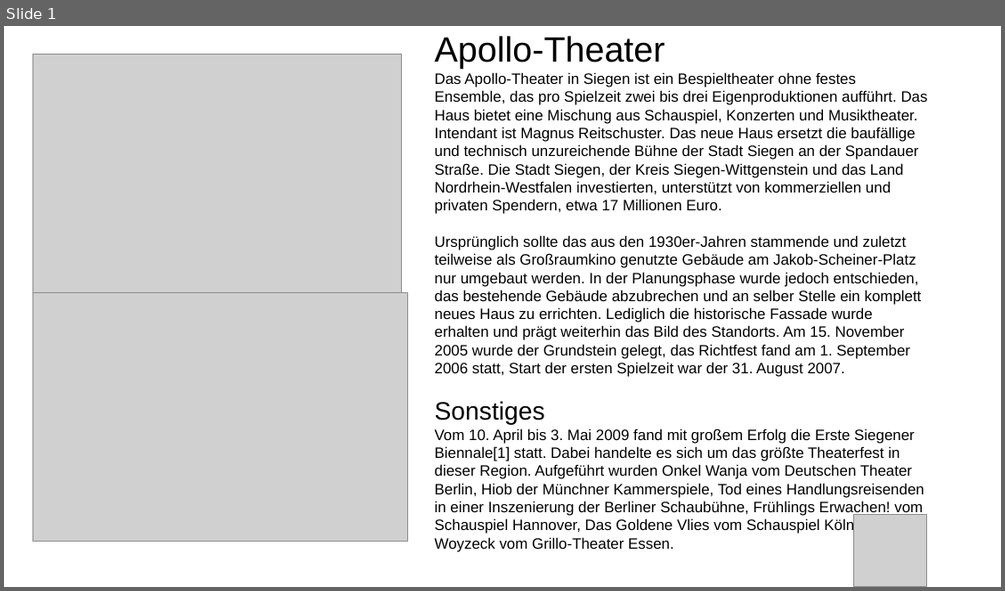
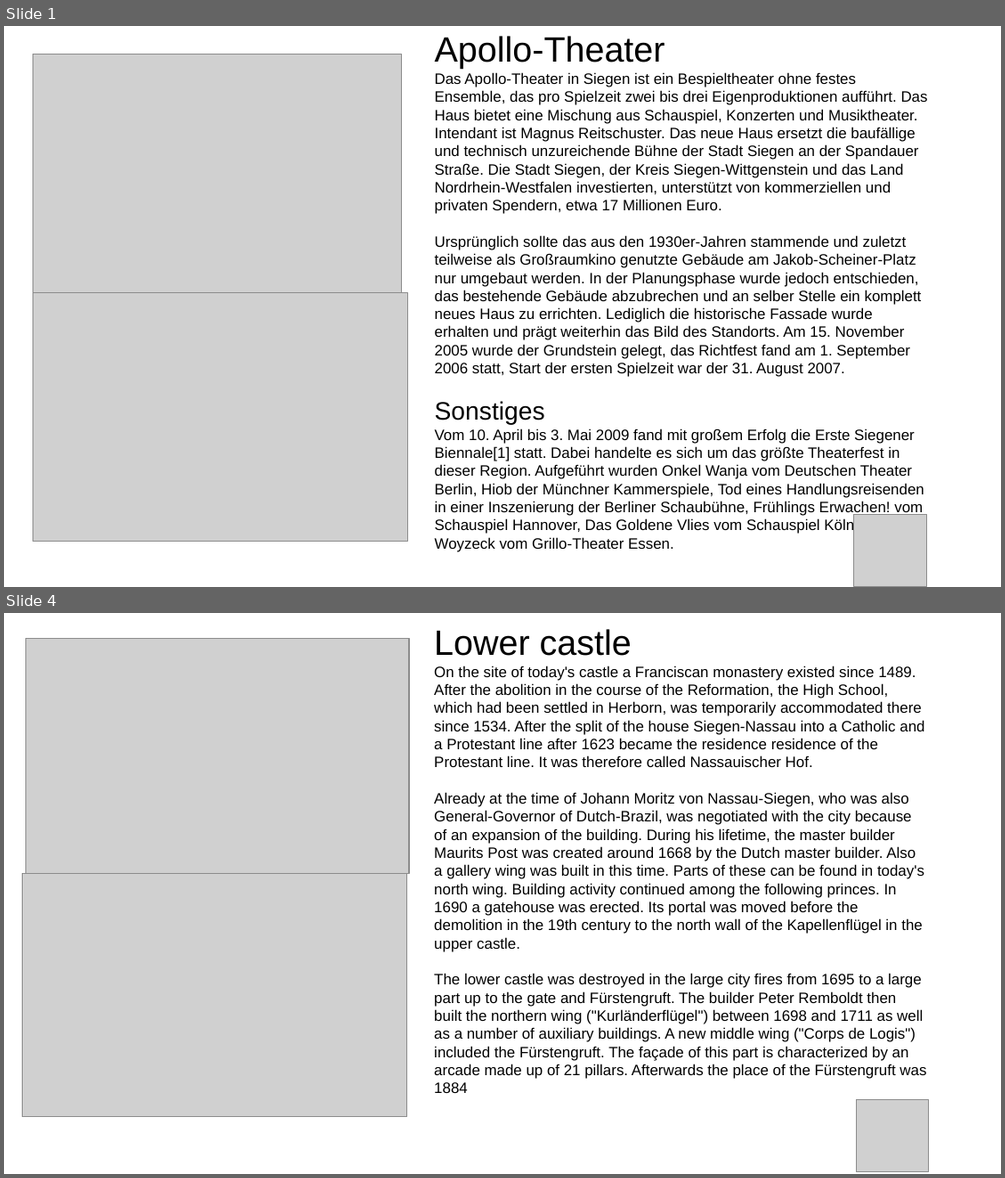
Before and after one commit to FabLabSiegen/zeitraum, a slide deck: Presentation/testpräsentation.odp. Shown one above the other, each under a label of ours: slide 1 before the commit, slides 1 and 4 after it; the slides between them are not shown. The pictures are 1005x591 and 1005x1178 pixels, drawn with LibreOffice and Linux fonts; fonts in the diff are those of the drawing; grey boxes stand for pictures. Boxes give left, top, right and bottom in pixels: in the first picture for what was removed or moved away, otherwise in the second. Text is boxed around its words. In the diff, an @@ line names an element or a change of style, - is before the commit and + after.

```diff
--- a/Presentation/testpräsentation.odp
+++ b/Presentation/testpräsentation.odp
@@ slide 4 added at bbox=[4, 613, 1001, 1174], background #FFFFFF @@
@@ picture added at bbox=[25, 638, 409, 874] @@
@@ title added at bbox=[434, 629, 926, 1093], 12 pt, text #000000 @@
+Lower castle
+On the site of today's castle a Franciscan monastery existed since 1489. After the abolition in the course of the Reformation, the High School, which had been settled in Herborn, was temporarily accommodated there since 1534. After the split of the house Siegen-Nassau into a Catholic and a Protestant line after 1623 became the residence residence of the Protestant line. It was therefore called Nassauischer Hof.
+Already at the time of Johann Moritz von Nassau-Siegen, who was also General-Governor of Dutch-Brazil, was negotiated with the city because of an expansion of the building. During his lifetime, the master builder Maurits Post was created around 1668 by the Dutch master builder. Also a gallery wing was built in this time. Parts of these can be found in today's north wing. Building activity continued among the following princes. In 1690 a gatehouse was erected. Its portal was moved before the demolition in the 19th century to the north wall of the Kapellenflügel in the upper castle.
+The lower castle was destroyed in the large city fires from 1695 to a large part up to the gate and Fürstengruft. The builder Peter Remboldt then built the northern wing ("Kurländerflügel") between 1698 and 1711 as well as a number of auxiliary buildings. A new middle wing ("Corps de Logis") included the Fürstengruft. The façade of this part is characterized by an arcade made up of 21 pillars. Afterwards the place of the Fürstengruft was 1884
@@ picture added at bbox=[22, 874, 407, 1116] @@
@@ picture added at bbox=[856, 1100, 929, 1172] @@
```
Also in this commit, not shown: 3 other slides added, 4 slides removed, 1 other file.
